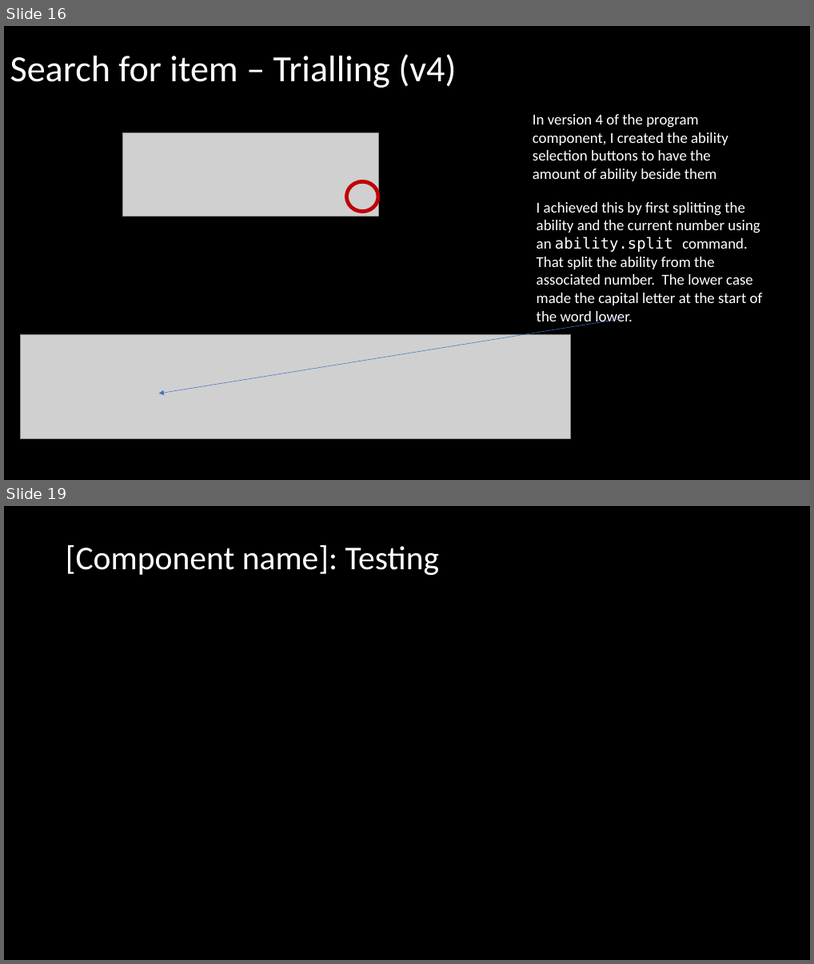
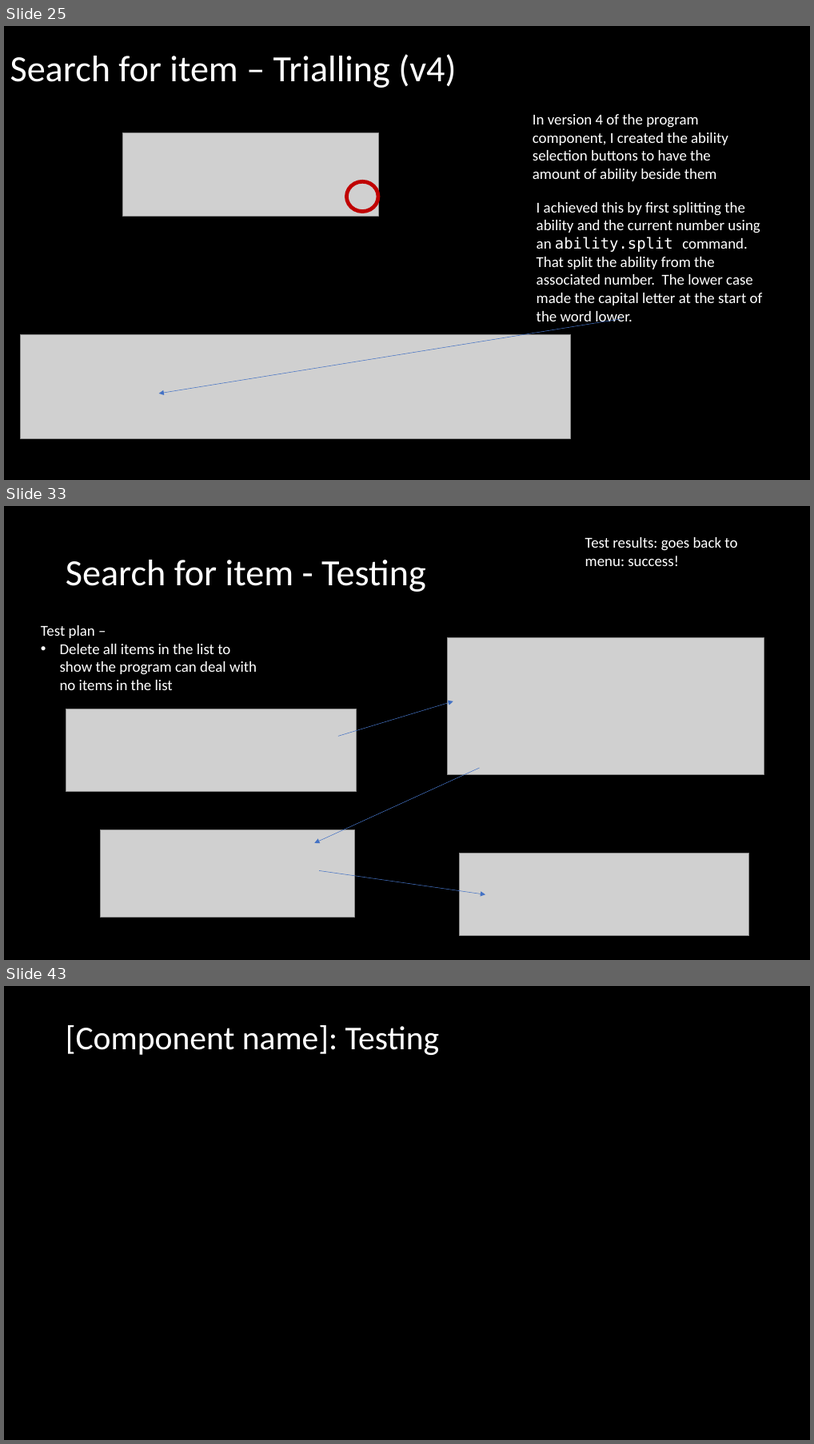
Before and after one commit to Joepapa101/2.7---2.8-Assessment, a slide deck: 2.7 and 2.8 Documentation Template.pptx. Shown one above the other, each under a label of ours: slides 16 and 19 before the commit, slides 25, 33 and 43 after it; the slides between them are not shown. The pictures are 814x964 and 814x1444 pixels, drawn with LibreOffice and Linux fonts; fonts in the diff are those of the drawing; grey boxes stand for pictures. Boxes give left, top, right and bottom in pixels: in the first picture for what was removed or moved away, otherwise in the second. Text is boxed around its words. In the diff, an @@ line names an element or a change of style, - is before the commit and + after.

```diff
--- a/2.7 and 2.8 Documentation Template.pptx
+++ b/2.7 and 2.8 Documentation Template.pptx
@@ slide 33 added at <box>4,506,810,960</box>, background #000000 @@
@@ text added at <box>586,537,738,566</box>, 18 pt, text #FFFFFF @@
+Test results: goes back to menu: success!
@@ title added at <box>66,560,426,592</box>, 44 pt, text #FFFFFF @@
+Search for item - Testing
@@ text added at <box>41,625,257,690</box>, 18 pt, text #FFFFFF @@
+Test plan –
+• Delete all items in the list to show the program can deal with no items in the list
@@ picture added at <box>448,638,765,774</box> @@
@@ picture added at <box>66,709,356,792</box> @@
@@ arrow added from (338, 736) to (454, 701), #4472C4 0.5 pt @@
@@ arrow added from (479, 768) to (315, 843), #4472C4 0.5 pt @@
@@ picture added at <box>100,830,355,916</box> @@
@@ picture added at <box>460,853,750,936</box> @@
@@ arrow added from (319, 870) to (486, 894), #4472C4 0.5 pt @@
@@ what was slide 16 is now slide 25 @@
@@ what was slide 19 is now slide 43 @@
```
Also in this commit, not shown: 5 slides changed, 24 other slides added, 1 slide removed, 10 other files.
